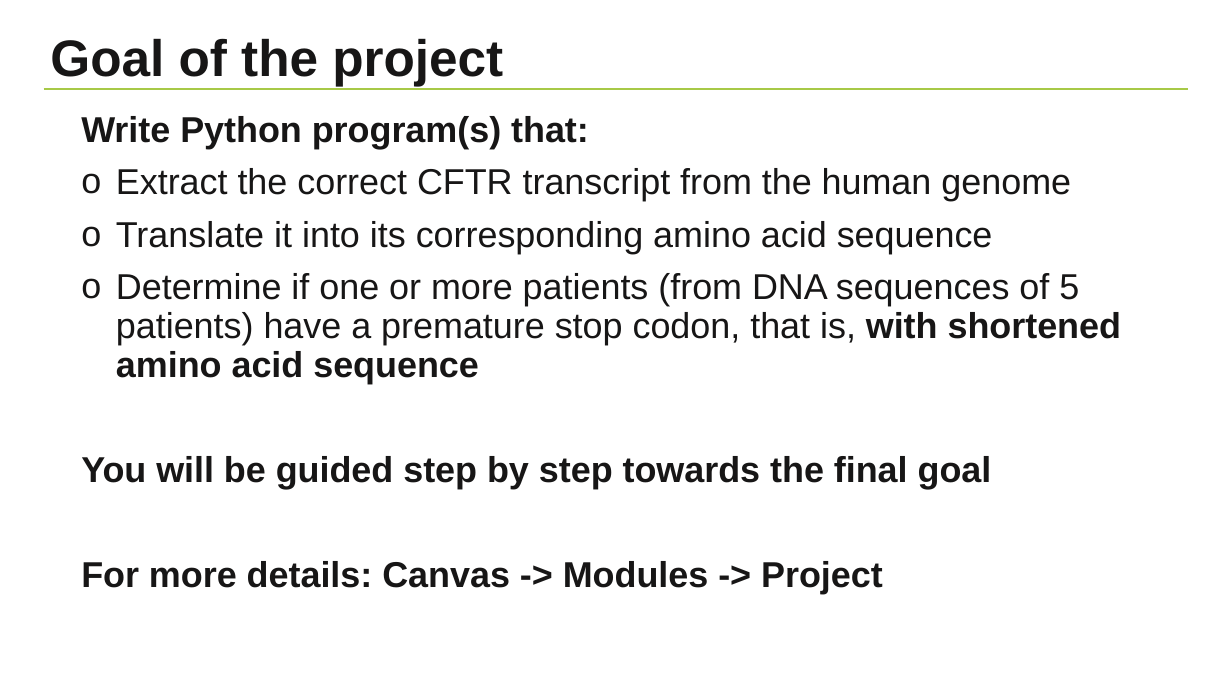
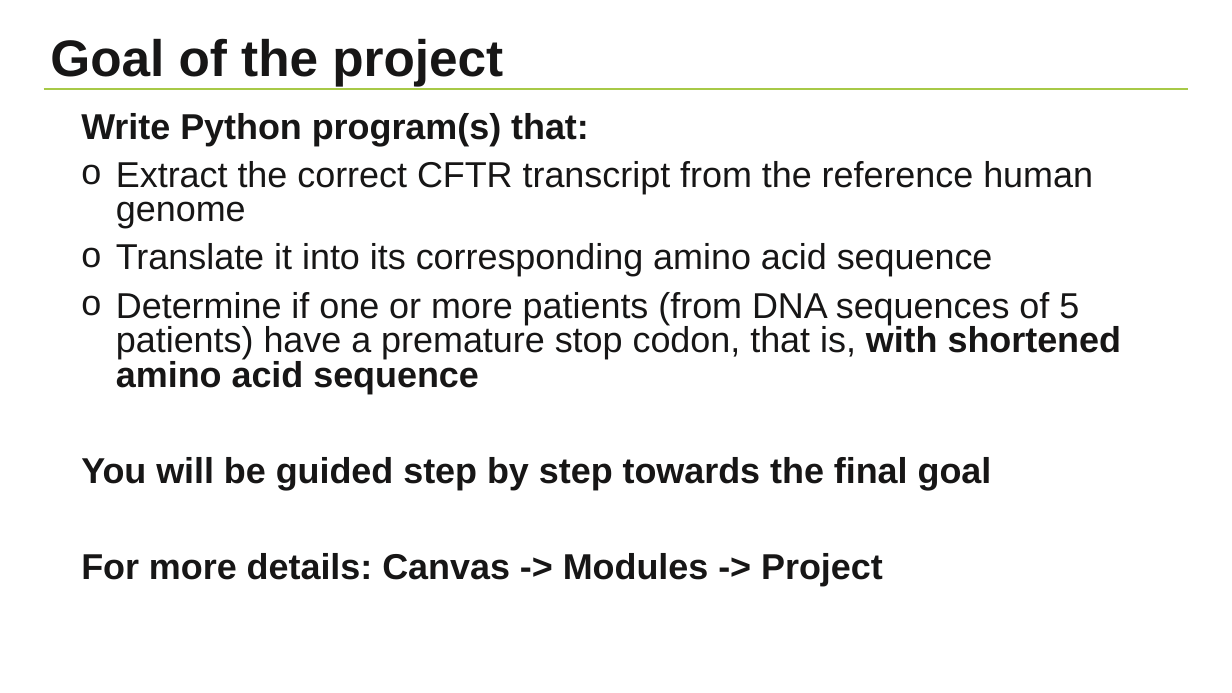
Before and after one commit to NBISweden/workshop-python, a slide deck: slide 6 of lectures/Project.pptx. Drawn at 1232x693 pixels with LibreOffice and Linux fonts; fonts in the diff are those of the drawing; background and template pictures are left out. Boxes give left, top, right and bottom in pixels: in the first picture for what was removed or moved away, otherwise in the second. Text is boxed around its words. In the diff, an @@ line names an element or a change of style, - is before the commit and + after.

Commit message:
feat(ht26): update project presentation

```diff
--- a/lectures/Project.pptx
+++ b/lectures/Project.pptx
@@ text at bbox=[81, 113, 1121, 586]: line spacing 0.9 to 0.8 @@
@@ text at bbox=[116, 161, 1093, 228]: text changed @@
-o Extract the correct CFTR transcript from the human genome
+o Extract the correct CFTR transcript from the reference human genome
```
Also in this commit, not shown: 3 other slides changed, 1 slide added, 1 other file.
